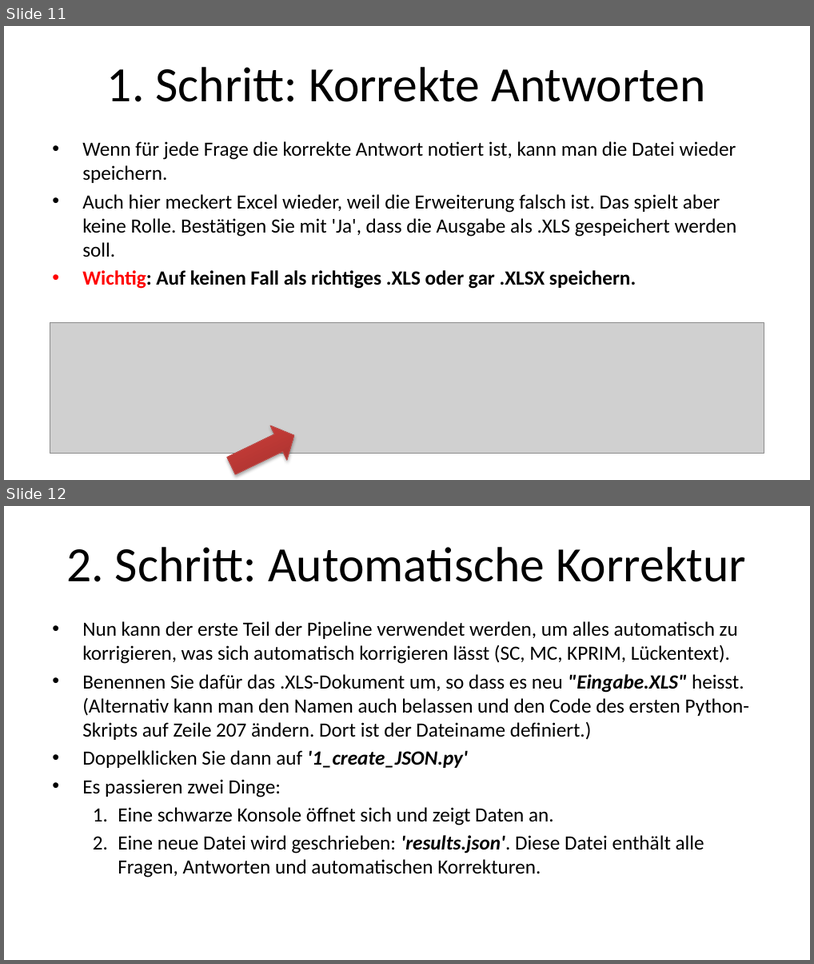
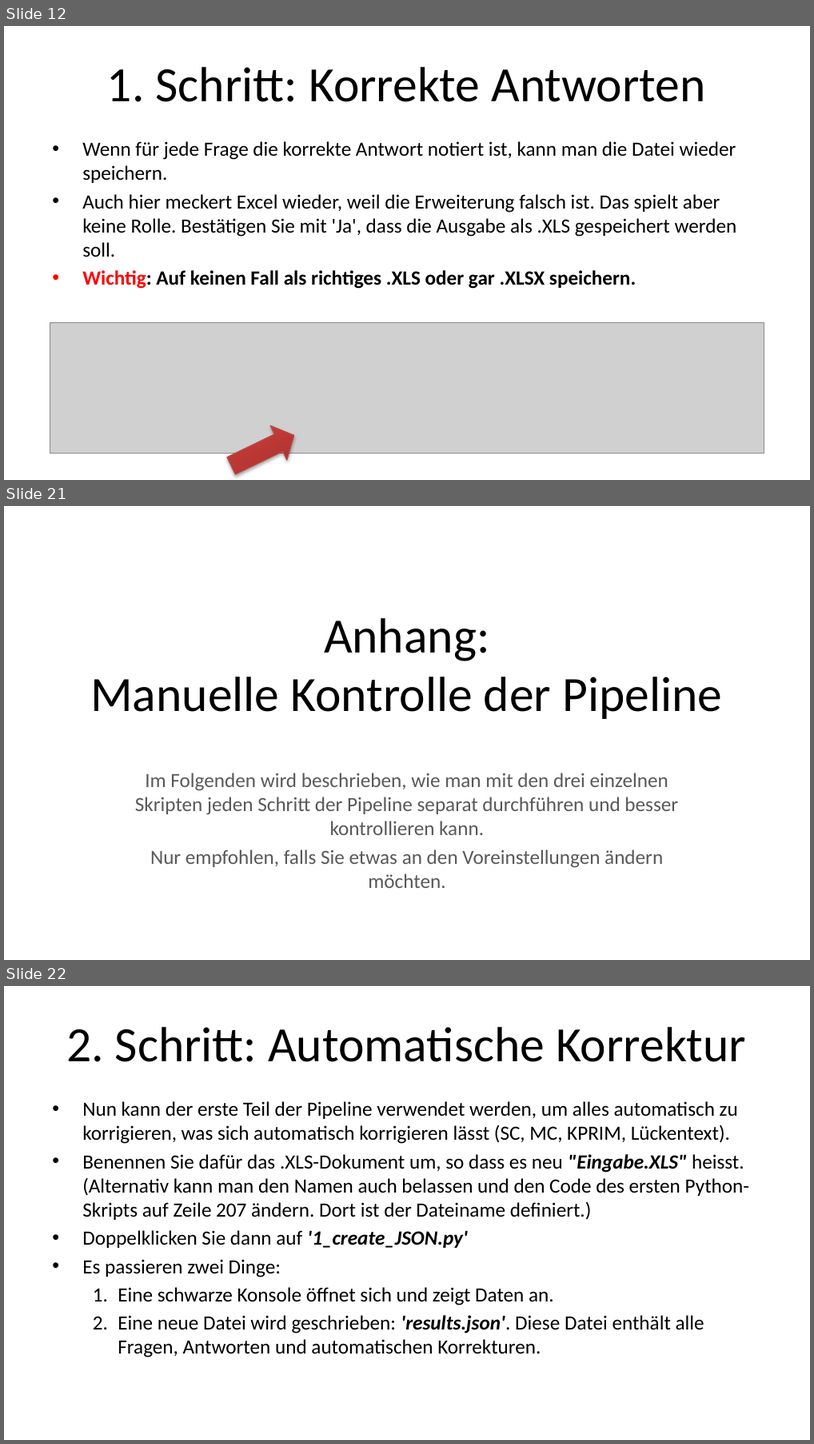
Before and after one commit to Tarlanc/Korrektur, a slide deck: Anleitung_Korrekturpipeline.pptx. Shown one above the other, each under a label of ours: slides 11 and 12 before the commit, slides 12, 21 and 22 after it; the slides between them are not shown. The pictures are 814x964 and 814x1444 pixels, drawn with LibreOffice and Linux fonts; fonts in the diff are those of the drawing; grey boxes stand for pictures. Boxes give left, top, right and bottom in pixels: in the first picture for what was removed or moved away, otherwise in the second. Text is boxed around its words. In the diff, an @@ line names an element or a change of style, - is before the commit and + after.

```diff
--- a/Anleitung_Korrekturpipeline.pptx
+++ b/Anleitung_Korrekturpipeline.pptx
@@ slide 21 added at (4,506,810,960), background #FFFFFF @@
@@ title added at (90,618,722,719), 44 pt, text #000000 @@
+Anhang:
+Manuelle Kontrolle der Pipeline
@@ subtitle added at (135,772,678,888), 18 pt, text #595959 @@
+Im Folgenden wird beschrieben, wie man mit den drei einzelnen Skripten jeden Schritt der Pipeline separat durchführen und besser kontrollieren kann.
+Nur empfohlen, falls Sie etwas an den Voreinstellungen ändern möchten.
@@ what was slide 11 is now slide 12 @@
@@ what was slide 12 is now slide 22 @@
```
Also in this commit, not shown: 9 other slides added.
